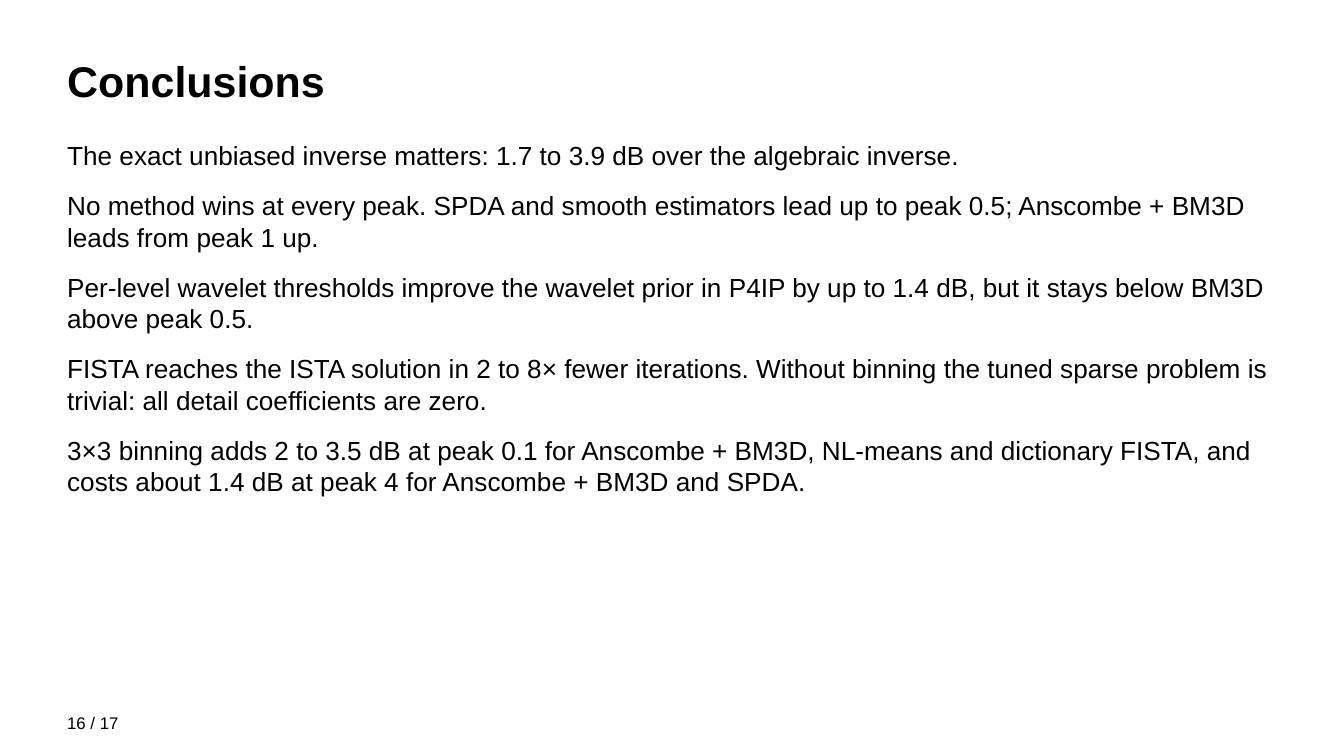
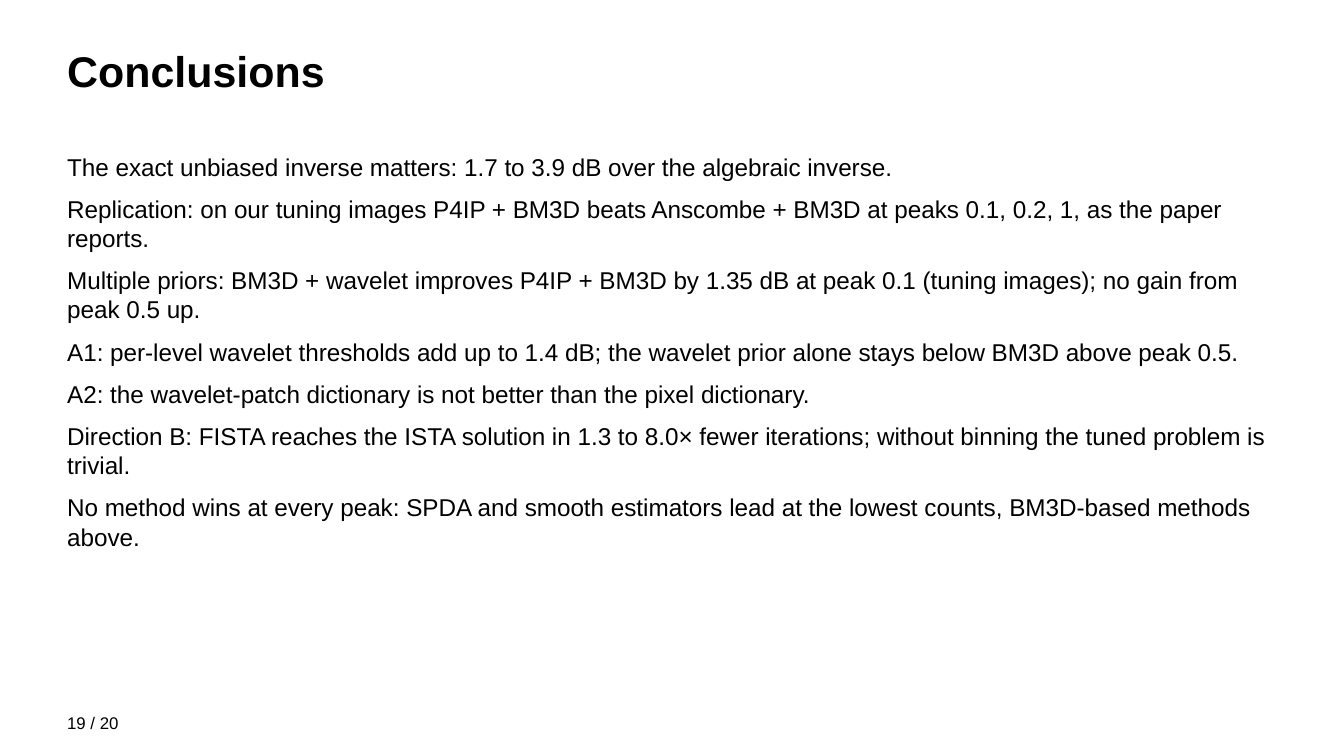
Before and after one commit to tarantulass/EE779-Poisson-Denoising, a slide deck: slide 19 of output/EE779_results.pptx (slide 16 before the commit). Drawn at 1344x756 pixels with LibreOffice and Linux fonts; fonts in the diff are those of the drawing. Boxes give left, top, right and bottom in pixels: in the first picture for what was removed or moved away, otherwise in the second. Text is boxed around its words. In the diff, an @@ line names an element or a change of style, - is before the commit and + after.

```diff
--- a/output/EE779_results.pptx
+++ b/output/EE779_results.pptx
@@ text "Conclusions" at (x1=67, y1=56, x2=325, y2=88): vertical alignment middle to top @@
@@ text at (x1=67, y1=158, x2=892, y2=181): size 14 to 13 pt in "The exact unbiased inverse matters: 1.7 to ..."; less space between paragraphs @@
@@ text "The exact unbiased inverse matters: ..." moved from (x1=67, y1=146, x2=1267, y2=497) to (x1=67, y1=158, x2=1265, y2=547) @@
@@ text at (x1=67, y1=200, x2=1265, y2=547): text changed; size 14 to 13 pt @@
-No method wins at every peak. SPDA and smooth estimators lead up to peak 0.5; Anscombe + BM3D leads from peak 1 up.
-Per-level wavelet thresholds improve the wavelet prior in P4IP by up to 1.4 dB, but it stays below BM3D above peak 0.5.
-FISTA reaches the ISTA solution in 2 to 8× fewer iterations. Without binning the tuned sparse problem is trivial: all detail coefficients are zero.
-3×3 binning adds 2 to 3.5 dB at peak 0.1 for Anscombe + BM3D, NL-means and dictionary FISTA, and costs about 1.4 dB at peak 4 for Anscombe + BM3D and SPDA.
+Replication: on our tuning images P4IP + BM3D beats Anscombe + BM3D at peaks 0.1, 0.2, 1, as the paper reports.
+Multiple priors: BM3D + wavelet improves P4IP + BM3D by 1.35 dB at peak 0.1 (tuning images); no gain from peak 0.5 up.
+A1: per-level wavelet thresholds add up to 1.4 dB; the wavelet prior alone stays below BM3D above peak 0.5.
+A2: the wavelet-patch dictionary is not better than the pixel dictionary.
+Direction B: FISTA reaches the ISTA solution in 1.3 to 8.0× fewer iterations; without binning the tuned problem is trivial.
+No method wins at every peak: SPDA and smooth estimators lead at the lowest counts, BM3D-based methods above.
@@ text at (x1=67, y1=717, x2=119, y2=729): text changed @@
-16 / 17
+19 / 20
```
Also in this commit, not shown: 14 other slides changed, 5 slides added, 2 slides removed, 2 other files.
